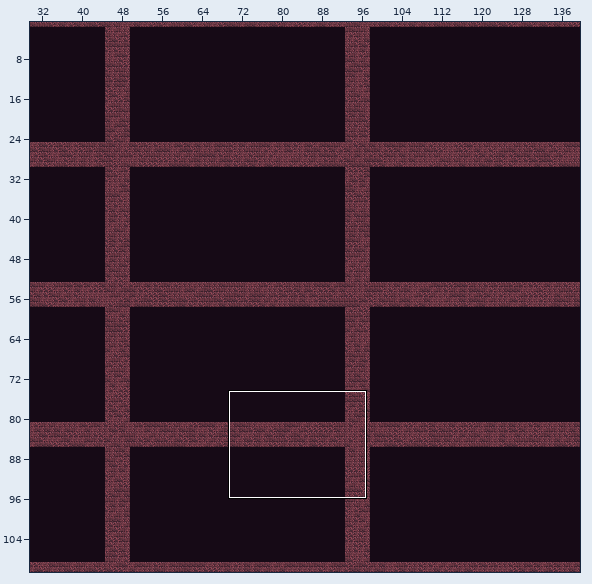
Tiled map -- android/assets/maps/CavernMap1.tmx. Above: a wide view before the commit, with the close-up outlined.
Close-up. Old version:
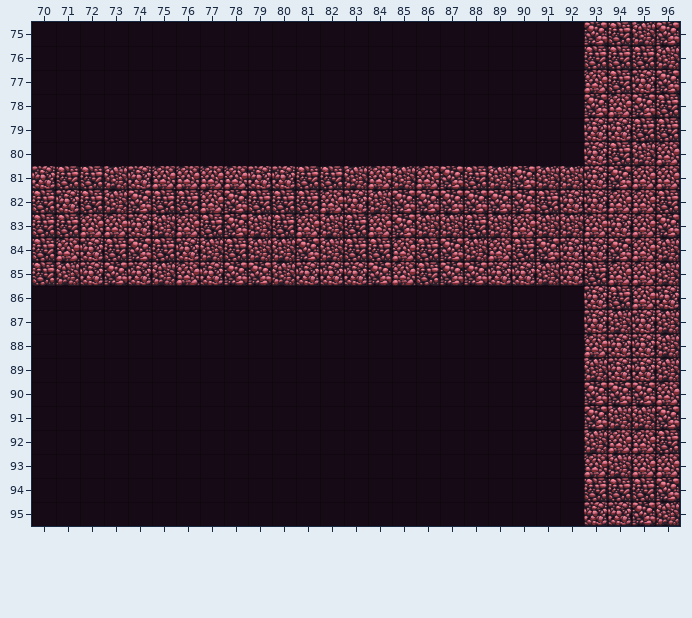
Cells are 64x64 px. Shown: x 70..96, y 75..95. The commit also changed other parts of the map, which this record leaves out.
And afterwards:
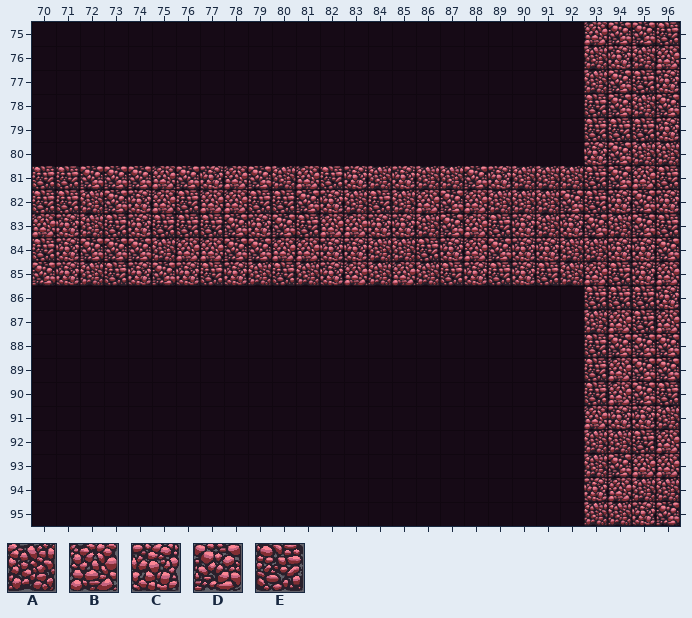
Key: from "tileMapGutter": A 5, B 6, C 7, D 8, E 9.
_ is an empty cell, . an unchanged one.
From old to new:
--- layer "terrain"
@@ x 70..96 @@
-75 .......................DEAD
-76 .......................EEEA
-77 .......................BECD
-78 .......................DBDE
-79 .......................CC.E
-80 ........................E.B
-81 C.EAC.BB.CCE.ABABDEAD..C..B
-82 .CEADE..D..EBCADD.DDDECCBBE
-83 EEBB.AB..AEBAEBD.AEAB.ABCBD
-84 .BCE.ECAEAADAEEB.DABEDCCDBA
-85 EACD.ABCDDAC.CD.EDDC.ACEBBA
-86 .......................C.B.
-87 .......................CACA
-88 .......................BCCA
-89 .......................ACCA
-90 .......................DD.B
-91 .......................DAAD
-92 ........................BBE
-93 .......................BA..
-94 .......................EEED
-95 .......................CCDA
+75 .......................BDDE
+76 .......................ACAB
+77 .......................ADEC
+78 .......................EDAD
+79 .......................EE.C
+80 ........................D.A
+81 E.DDD.DC.DAB.CACAADCA..E..E
+82 .EADCB..B..DCAEAB.BAAADECDC
+83 BCAE.EE..CDEBBCC.DBEC.CDADE
+84 .CDD.ABBDDBBCCAA.CBDCCAACCD
+85 DCAE.DCECAEA.BA.AECE.EABECB
+86 .......................E.E.
+87 .......................ABEB
+88 .......................EDDD
+89 .......................EBDD
+90 .......................EB.E
+91 .......................BCCA
+92 ........................AEB
+93 .......................AD..
+94 .......................CBAA
+95 .......................AACD
Boxes around the changes in both close-ups, in picture pixels (x1, y1, x2, y2):
changed: (32, 22, 680, 526)
